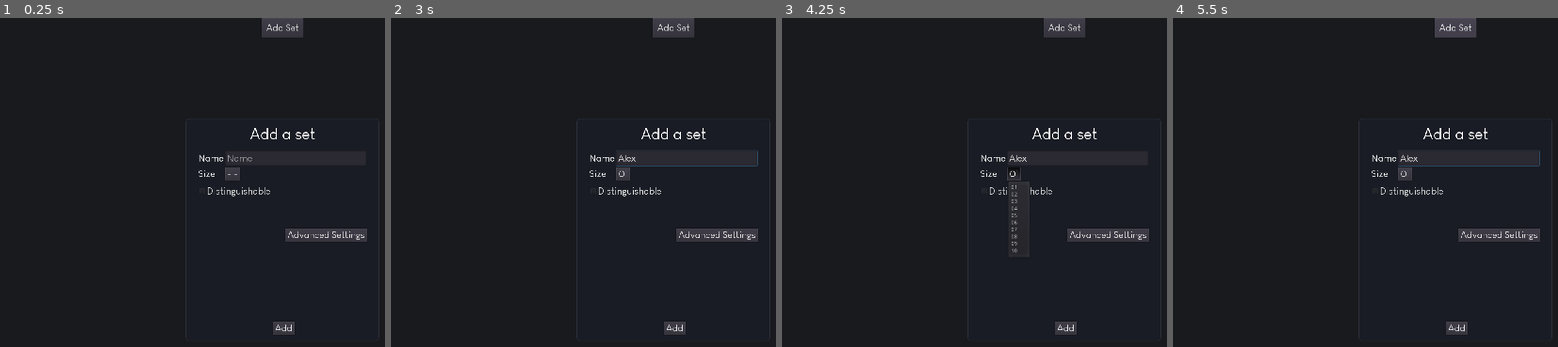
Above: before the commit, frames 1-4 (left to right).
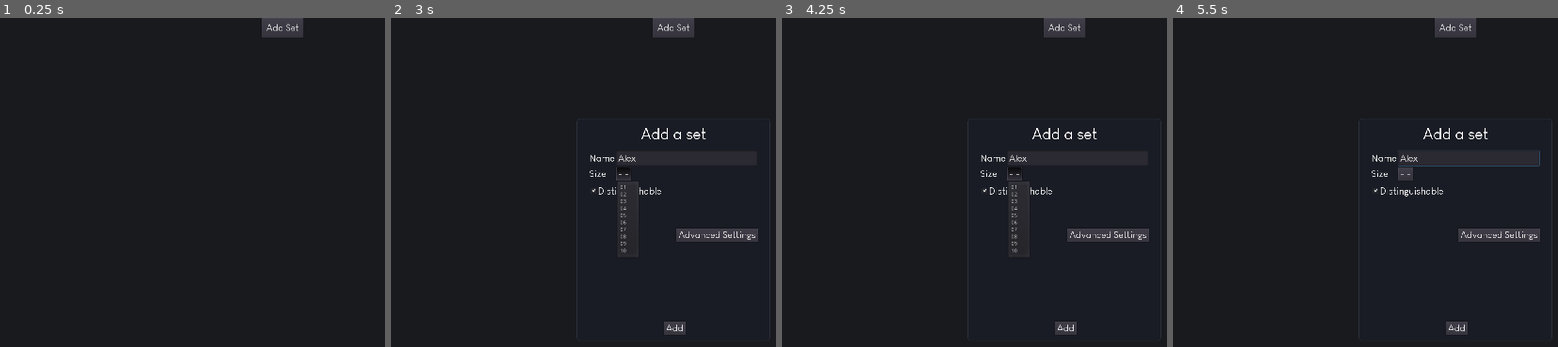
Above: after the commit, the same moments.

Repository: Mickaly13X/wv_project
Game: Godot game, scene res://Scenes/Main.tscn
Same seed, same stepped clock (60 frames per second), same inputs: the game is played once before the commit and once after it.
Inputs (mouse positions are in pixels of both pictures, inside the frame that each line leads up to):
- Up to frame 1 (0.25 s): no input
- Up to frame 2 (3 s): click "Add Set" at 0.5 s; click (687, 159) at 1.27 s; type "Alex" at 1.35 s; click "- -" at 2 s; click "Distinguishable" at 2.75 s
- Up to frame 3 (4.25 s): click "01" (after the commit: "- -") at 3.5 s
- Up to frame 4 (5.5 s): click "Add" at 4.25 s; click "Add Set" at 5 s

The runs differ from the first frame. In frame 1, 2.0% of the frame differs, in the area x 48-99%, y 30-98%; in frame 2, 0.4%; in frame 3, less than 0.1%; in frame 4, less than 0.1%.

Commit message:
FGP Performed: This is a fast git push, minor changes have been made and I didn't feel the need to commit a message.

Diff:
--- a/Visualizer/Scenes/Main.tscn
+++ b/Visualizer/Scenes/Main.tscn
@@ -16,9 +16,23 @@
 "_edit_use_anchors_": false
 }
 
-[node name="Panel" type="Panel" parent="."]
+[node name="HSplitContainer" type="HSplitContainer" parent="."]
 anchor_right = 1.0
 anchor_bottom = 1.0
+dragger_visibility = 2
+__meta__ = {
+"_edit_use_anchors_": false
+}
+
+[node name="ColaPanel" type="Panel" parent="HSplitContainer"]
+margin_bottom = 1080.0
+__meta__ = {
+"_edit_use_anchors_": false
+}
+
+[node name="Panel" type="Panel" parent="HSplitContainer"]
+margin_right = 1920.0
+margin_bottom = 1080.0
 rect_min_size = Vector2( 1024, 600 )
 custom_styles/panel = SubResource( 2 )
 __meta__ = {
@@ -53,4 +67,5 @@
 [node name="Sets" type="Node2D" parent="."]
 
 [node name="AddSet" parent="." instance=ExtResource( 3 )]
+popup_exclusive = true
 [connection signal="button_up" from="B_AddSet" to="." method="_on_B_AddSet_button_up"]
--- a/Visualizer/Scenes/Popup_AddSet.tscn
+++ b/Visualizer/Scenes/Popup_AddSet.tscn
@@ -23,7 +23,7 @@
 shader = ExtResource( 3 )
 shader_param/amount = 4.0
 
-[node name="AddSet" type="Panel"]
+[node name="AddSet" type="PopupDialog"]
 anchor_left = 0.5
 anchor_top = 0.5
 anchor_right = 0.5
@@ -35,9 +35,6 @@
 rect_min_size = Vector2( 296, 320 )
 custom_styles/panel = SubResource( 1 )
 script = ExtResource( 2 )
-__meta__ = {
-"_edit_use_anchors_": false
-}
 
 [node name="Lb_AddSet" type="Label" parent="."]
 anchor_left = 0.5
@@ -199,7 +196,6 @@
 text = "Done"
 
 [node name="Popup" type="Popup" parent="."]
-visible = true
 anchor_left = 0.5
 anchor_top = 0.5
 anchor_right = 0.5
--- a/Visualizer/Scenes/Set.tscn
+++ b/Visualizer/Scenes/Set.tscn
@@ -9,10 +9,10 @@
 [node name="Elements" type="Node2D" parent="."]
 
 [node name="L_Name" type="Label" parent="."]
-margin_left = -23.6264
-margin_top = -36.8478
-margin_right = 68.3736
-margin_bottom = -8.84779
+margin_left = -32.3018
+margin_top = -37.1522
+margin_right = 59.6982
+margin_bottom = -9.1522
 custom_fonts/font = ExtResource( 2 )
 align = 1
 valign = 1
--- a/Visualizer/Scripts/Main.gd
+++ b/Visualizer/Scripts/Main.gd
@@ -21,9 +21,9 @@
 	#print(domains)
 	#set_diagram(get_venn_areas(domains.values()))
 
-func _process(_delta):
-	if Input.is_action_just_pressed("ui_accept"):
-		get_tree().reload_current_scene()
+#func _process(_delta):
+	#if Input.is_action_just_pressed("ui_accept"):
+	#	get_tree().reload_current_scene()
 
 #func _draw():
 #	for i in range(len(diagrams)):
@@ -201,4 +201,4 @@
 #called when pressing on the Add Set Button
 func _on_B_AddSet_button_up():
 
-	$AddSet.show()
+	$AddSet.popup()
--- a/Visualizer/Scripts/PU_AddSet.gd
+++ b/Visualizer/Scripts/PU_AddSet.gd
@@ -1,6 +1,7 @@
-extends Panel
+extends Popup
 
 const Exception = preload("res://util/ExceptionIDs.gd")
+
 
 #returns if user input is valid
 func return_input_validity():
